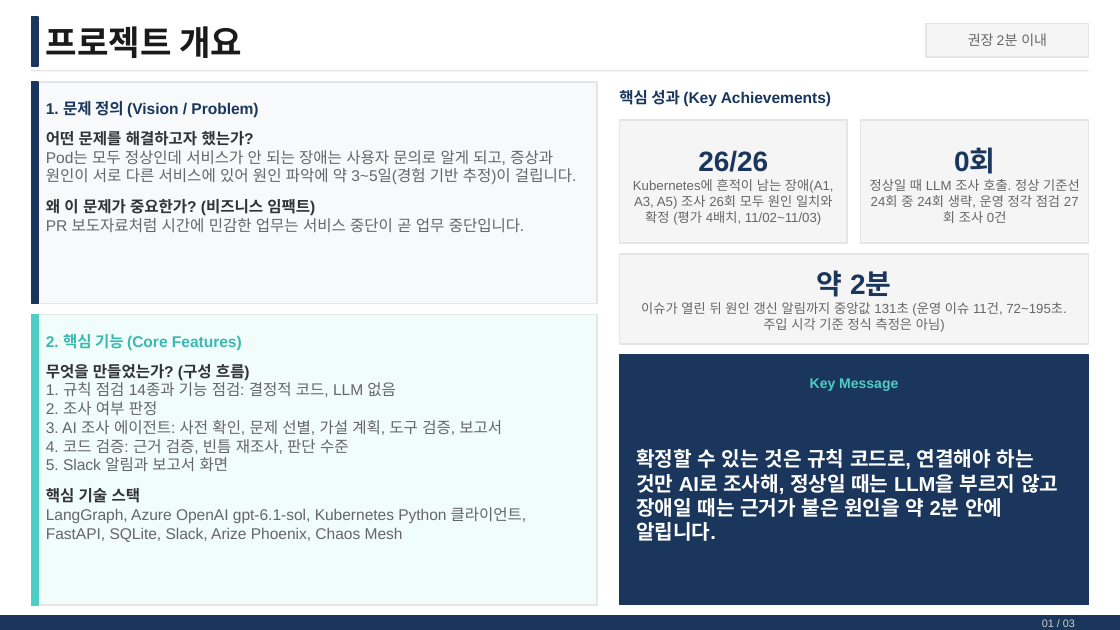
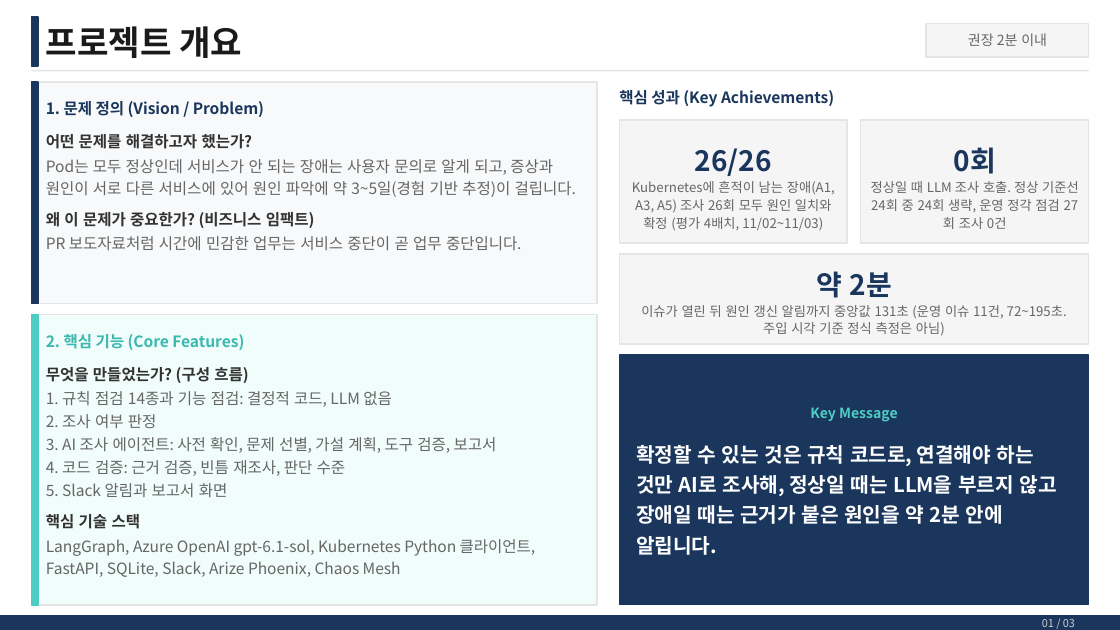
Before and after one commit to skax-jihyeryu/KubeGuardian, a slide deck: slide 2 of docs/산출물/AI_Master_Project_최종발표_멘티명_사번.pptx. Drawn at 1120x630 pixels with LibreOffice and Linux fonts; fonts in the diff are those of the drawing. Boxes give left, top, right and bottom in pixels: in the first picture for what was removed or moved away, otherwise in the second. Text is boxed around its words. In the diff, an @@ line names an element or a change of style, - is before the commit and + after.

```diff
--- a/docs/산출물/AI_Master_Project_최종발표_멘티명_사번.pptx
+++ b/docs/산출물/AI_Master_Project_최종발표_멘티명_사번.pptx
@@ text "어떤 문제를 해결하고자 했는가?" at <box>46,134,576,250</box>: font Arial to Noto Sans CJK KR; line spacing 1 to 1.18; more space between paragraphs; less space between paragraphs @@
@@ font Arial to Noto Sans CJK KR; line spacing 1 to 1.18; line spacing 1 to 1.12 in 3 elements at <box>641,271,1067,336</box>, <box>632,148,835,231</box>, <box>871,147,1079,229</box> @@
@@ text "무엇을 만들었는가? (구성 흐름)" at <box>46,367,536,577</box>: font Arial to Noto Sans CJK KR; line spacing 1 to 1.18; more space between paragraphs; less space between paragraphs @@
@@ font Arial to Noto Sans CJK KR in 6 elements at <box>968,33,1047,46</box>, <box>1042,619,1075,627</box>, <box>46,101,264,117</box>, <box>46,334,244,350</box>, <box>619,90,834,107</box>, <box>810,407,898,422</box> @@
@@ text "Key Message": place and size @@
-text "Key Message" at <box>810,378,898,391</box>
+text "Key Message" at <box>810,407,898,422</box>
@@ text "확정할 수 있는 것은 규칙 ..." at <box>636,445,1056,555</box>: font Arial to Noto Sans CJK KR; line spacing 1 to 1.25; vertical alignment middle to top @@
```
Also in this commit, not shown: 3 other slides changed.
